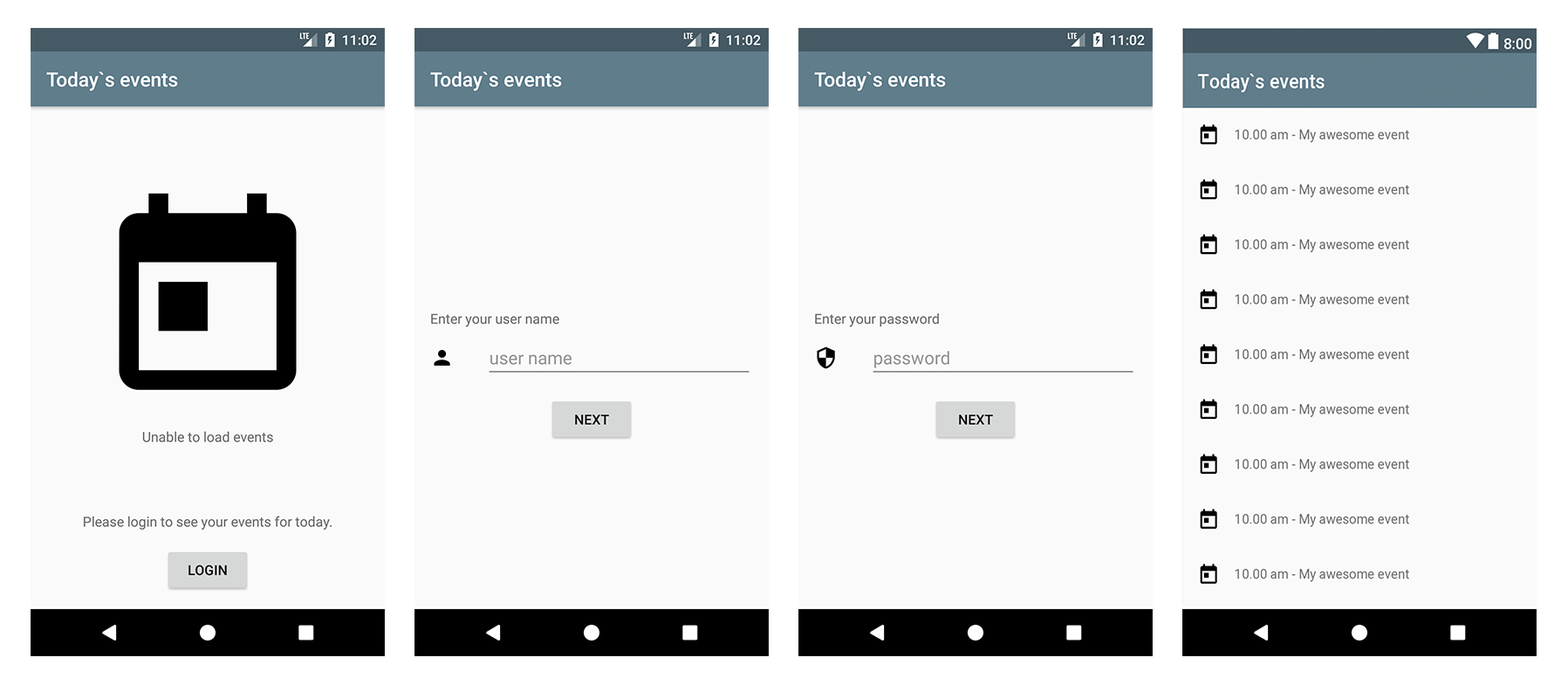
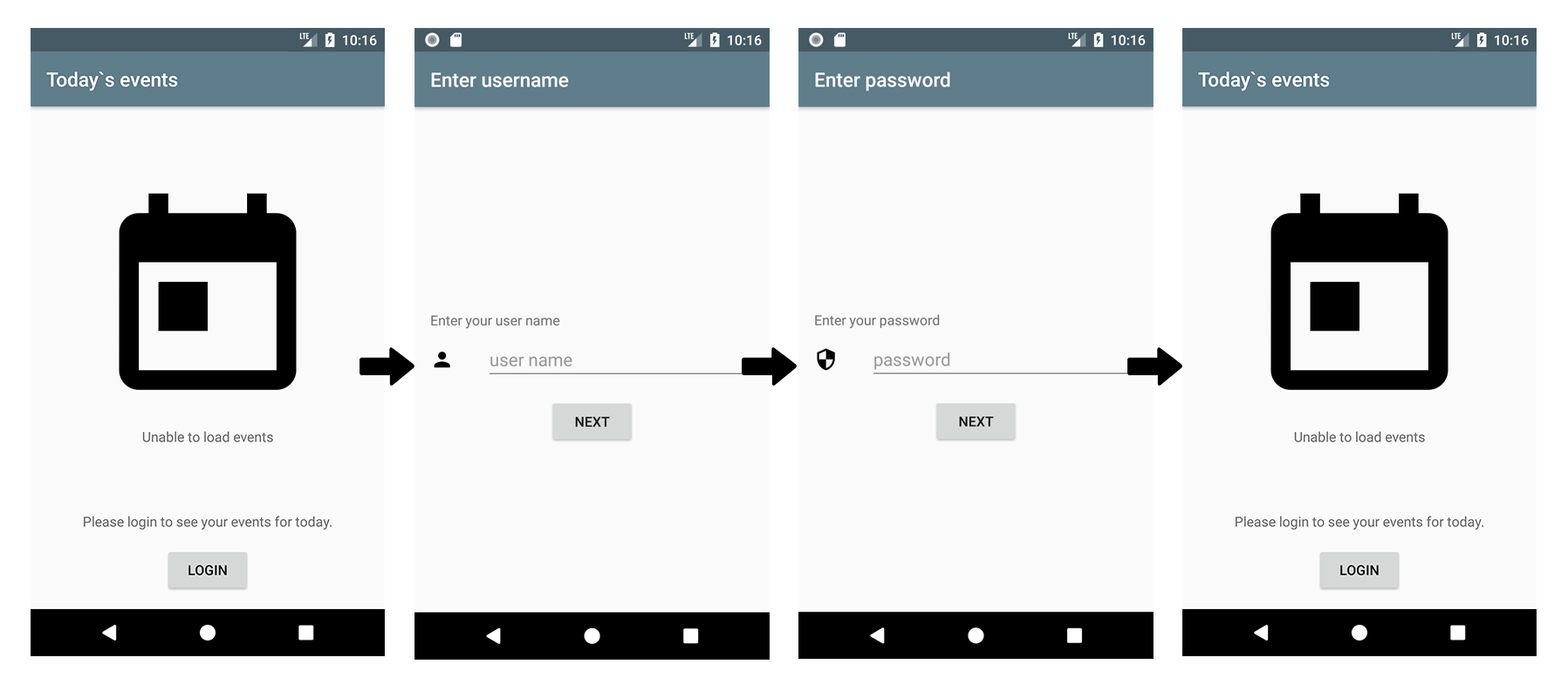
Layers edited between the first and the second 1568x685 image:
added layer "Layer 1 copy 2" above "Layer 1 copy" over [1127, 347, 1183, 386]
added layer "Layer 1 copy" above "Layer 1" over [741, 347, 797, 386]
added layer "Layer 1" above "Layer 4 copy" over [359, 347, 415, 386]
added layer "Layer 4 copy" above "Screen Shot 2017-12-14 at 23.21.33" over [1440, 27, 1537, 55]
hid "Screen Shot 2017-12-14 at 23.21.33", painted on it over [1182, 27, 1537, 606]
added layer "Screenshot_1513288971 copy" above "Screenshot_1513288984" over [1182, 27, 1537, 606]
hid "Screenshot_1513288984" over [1182, 27, 1537, 606]
removed layer "Screenshot_1513288977" over [798, 27, 1153, 657]
added layer "Layer 3" above "Layer 4" over [798, 27, 1154, 659]
added layer "Layer 4" above "Layer 2" over [288, 27, 385, 58]
added layer "Layer 2" above "Screenshot_1513288971" over [414, 27, 770, 660]
removed layer "Screenshot_1513288974" over [414, 27, 769, 657]
hid "Background" over [288, 27, 1537, 660]
